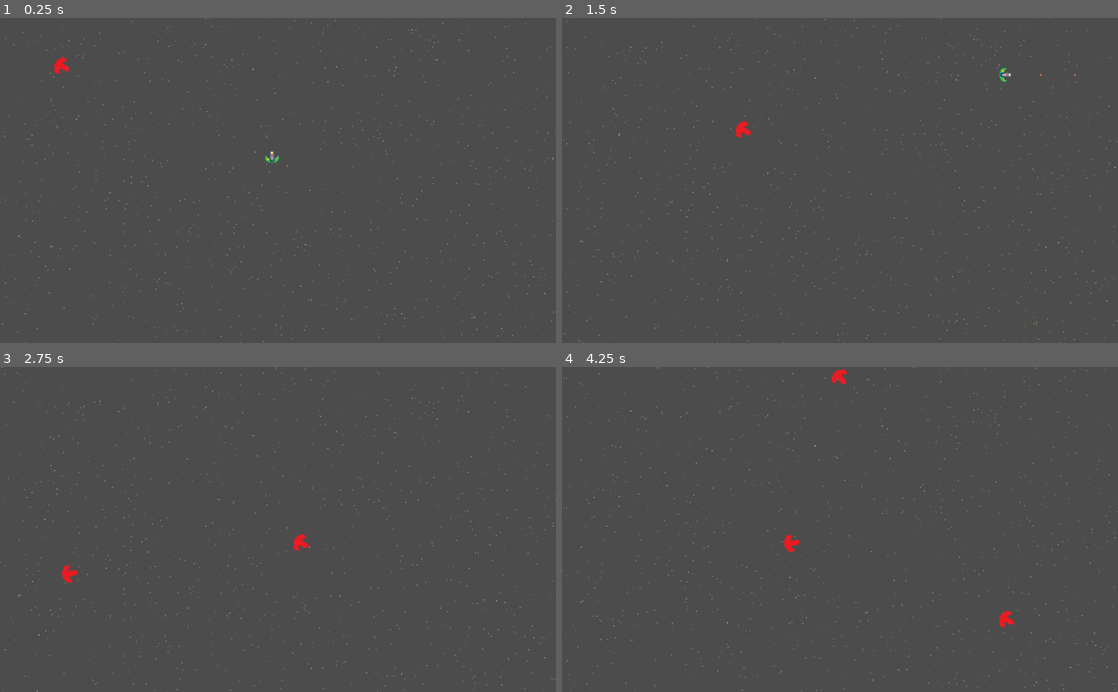
Above: before the commit, frames 1-4 (two rows, left to right).
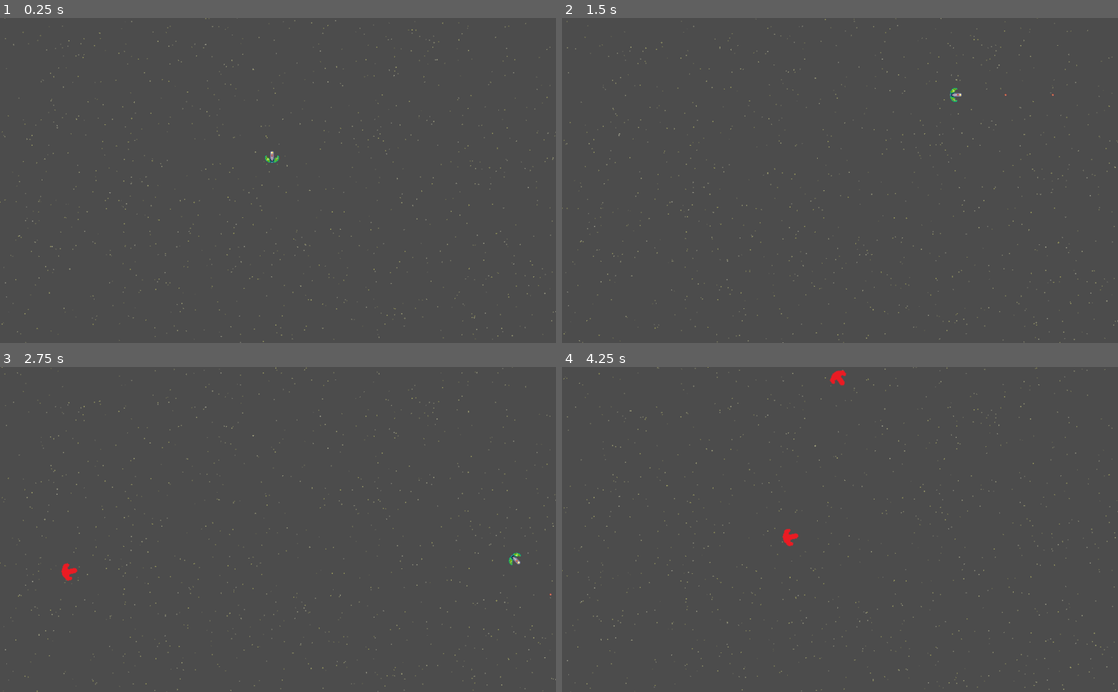
Above: after the commit, the same moments.

Repository: Nairu/GMTK-2019
Game: Godot game, scene res://Scenes/BaseLevel.tscn
Same seed, same stepped clock (60 frames per second), same inputs: the game is played once before the commit and once after it.
Inputs:
- Up to frame 1 (0.25 s): no input
- Up to frame 2 (1.5 s): tap Enter (ui_accept) at 0.5, 0.77 s
- Up to frame 3 (2.75 s): tap Enter (ui_accept) at 1.52 s
- Up to frame 4 (4.25 s): tap Enter (ui_accept) at 3.02, 3.77 s

The runs differ from the first frame. In frame 1, less than 0.1% of the frame differs, in the area x 9-13%, y 11-18%; in frame 2, 0.2%; in frame 3, 0.2%; in frame 4, 0.3%, in the area x 39-82%, y 0-81%.

Commit message:
Working on shiz

Diff:
--- a/Objects/Player.tscn
+++ b/Objects/Player.tscn
@@ -17,3 +17,5 @@
 visible = false
 position = Vector2( 0, -2 )
 shape = SubResource( 1 )
+
+[node name="Camera2D" type="Camera2D" parent="."]
--- a/Scenes/BaseLevel.tscn
+++ b/Scenes/BaseLevel.tscn
@@ -2,7 +2,7 @@
 
 [ext_resource path="res://Scripts/BaseLevel.gd" type="Script" id=1]
 [ext_resource path="res://Objects/Player.tscn" type="PackedScene" id=2]
-[ext_resource path="res://Objects/Enemy.tscn" type="PackedScene" id=3]
+[ext_resource path="res://Objects/Bullet.tscn" type="PackedScene" id=3]
 [ext_resource path="res://Objects/Starfield.tscn" type="PackedScene" id=4]
 
 [node name="BaseNode" type="Node2D"]
@@ -10,8 +10,7 @@
 
 [node name="ShipNode" parent="." instance=ExtResource( 2 )]
 position = Vector2( 501, 298 )
-
-[node name="EnemyNode" parent="." instance=ExtResource( 3 )]
-position = Vector2( 69, 65 )
+bullet = ExtResource( 3 )
+top_speed = 250.0
 
 [node name="Starfield" parent="." instance=ExtResource( 4 )]
